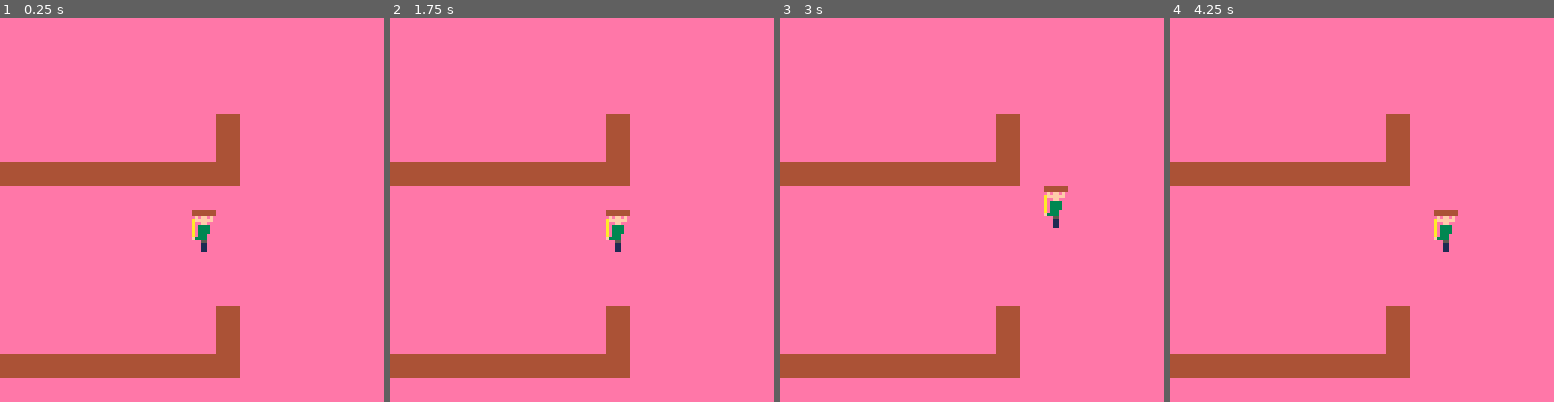
Above: before the commit, frames 1-4 (left to right).
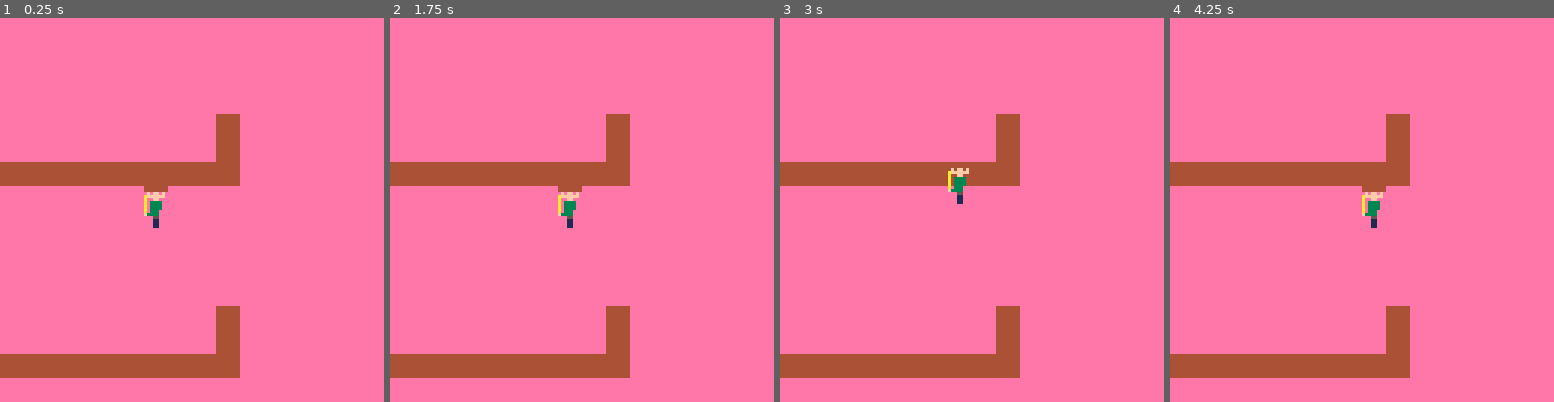
Above: after the commit, the same moments.

Repository: kuhnevan/ims-445-final-project
Game: PICO-8 cartridge final/finalproject.p8
Same seed, same stepped clock (60 frames per second), same inputs: the game is played once before the commit and once after it.
Inputs:
- Up to frame 1 (0.25 s): no input
- Up to frame 2 (1.75 s): tap O (Z key) at 0.7, 1.7 s; hold Right from 1.6 s (still down)
- Up to frame 3 (3 s): release Right at 2.1 s; tap O (Z key) at 2.1, 2.5, 2.9 s; hold Up 2.15-2.42 s; hold Right from 2.47 s (still down)
- Up to frame 4 (4.25 s): release Right at 3.03 s; hold Left 3.08-3.58 s; tap O (Z key) at 3.3, 3.7, 4.1 s; hold Down 3.63-3.97 s; hold Right from 4.02 s (still down)

The runs differ from the first frame. In frame 1, 0.8% of the frame differs, in the area x 37-57%, y 43-61%; in frame 2, 0.8%; in frame 3, 0.7%; in frame 4, 0.8%.

Commit message:
added player-wall collision

Diff:
--- a/final/finalproject.p8
+++ b/final/finalproject.p8
@@ -5,11 +5,66 @@
 y = 64
 
 z = 1
+
+cellWidth = 8
+
+p1 = {
+    x = 6 * cellWidth,
+    y = 7 * cellWidth,
+    sprIndex = 4,
+    width = 1,
+    height = 2
+}
+
+function p1:moveLeft()
+ if p1:nothingLeft() then
+  self.x = self.x - cellWidth
+ end
+end
+
+function p1:moveRight()
+ if p1:nothingRight() then
+  self.x = self.x + cellWidth
+ end
+end
+
+function p1:moveUp()
+ if p1:nothingAbove() then
+  self.y = self.y - cellWidth
+ end
+end
+
+function p1:moveDown()
+ if p1:nothingBelow() then
+  self.y = self.y + cellWidth
+ end
+end
+
+function p1:nothingLeft()
+ sprIndex = mget((self.x / 8) - 1, self.y / 8)
+ return not fget(sprIndex, 0)
+end
+
+function p1:nothingRight()
+ sprIndex = mget((self.x / 8) + 1, self.y / 8)
+ return not fget(sprIndex, 0)
+end
+
+function p1:nothingAbove()
+ sprIndex = mget(self.x / 8, (self.y / 8) + 1)
+ return not fget(sprIndex, 0)
+end
+
+function p1:nothingBelow()
+ sprIndex = mget(self.x / 8, (self.y / 8) + 1)
+ return not fget(sprIndex, 0)
+end
+
 function _update()
- if (btnp(0)) then x=x-8 end
- if (btnp(1)) then x=x+8 end
- if (btnp(2)) then y=y-8 end
- if (btnp(3)) then y=y+8 end
+ if (btnp(0)) then p1:moveLeft() end
+ if (btnp(1)) then p1:moveRight() end
+ if (btnp(2)) then p1:moveUp() end
+ if (btnp(3)) then p1:moveDown() end
  if (btnp(4)) then z += 1 end
 end
 
@@ -18,7 +73,7 @@
 function _draw()
  map(0,0,0,0,16,8)
  map(0,0,0,64,16,8)
- spr(4, x, y, 1, 2)
+ spr(p1.sprIndex, p1.x, p1.y, p1.width, p1.height)
 end
 
 
@@ -72,6 +127,9 @@
 00000000000000000000000044444000000000000000000000000000000000000000000000000000000000000000000000000000000000000000000000000000
 00000000000000000000000044444000000000000000000000000000000000000000000000000000000000000000000000000000000000000000000000000000
 00000000000000000000000044444000000000000000000000000000000000000000000000000000000000000000000000000000000000000000000000000000
+__gff__
+0000000000000000000000000000000000000000000000000000000000000000000000000000000000000000000000000101010000000000000000000000000000000000000000000000000000000000000000000000000000000000000000000000000000000000000000000000000000000000000000000000000000000000
+0000000000000000000000000000000000000000000000000000000000000000000000000000000000000000000000000000000000000000000000000000000000000000000000000000000000000000000000000000000000000000000000000000000000000000000000000000000000000000000000000000000000000000
 __map__
 3333333333333333333333333333333300000000000000000000000000000000000000000000000000000000000000000000000000000000000000000000000000000000000000000000000000000000000000000000000000000000000000000000000000000000000000000000000000000000000000000000000000000000
 3333333333333333333333333333333300000000000000000000000000000000000000000000000000000000000000000000000000000000000000000000000000000000000000000000000000000000000000000000000000000000000000000000000000000000000000000000000000000000000000000000000000000000
